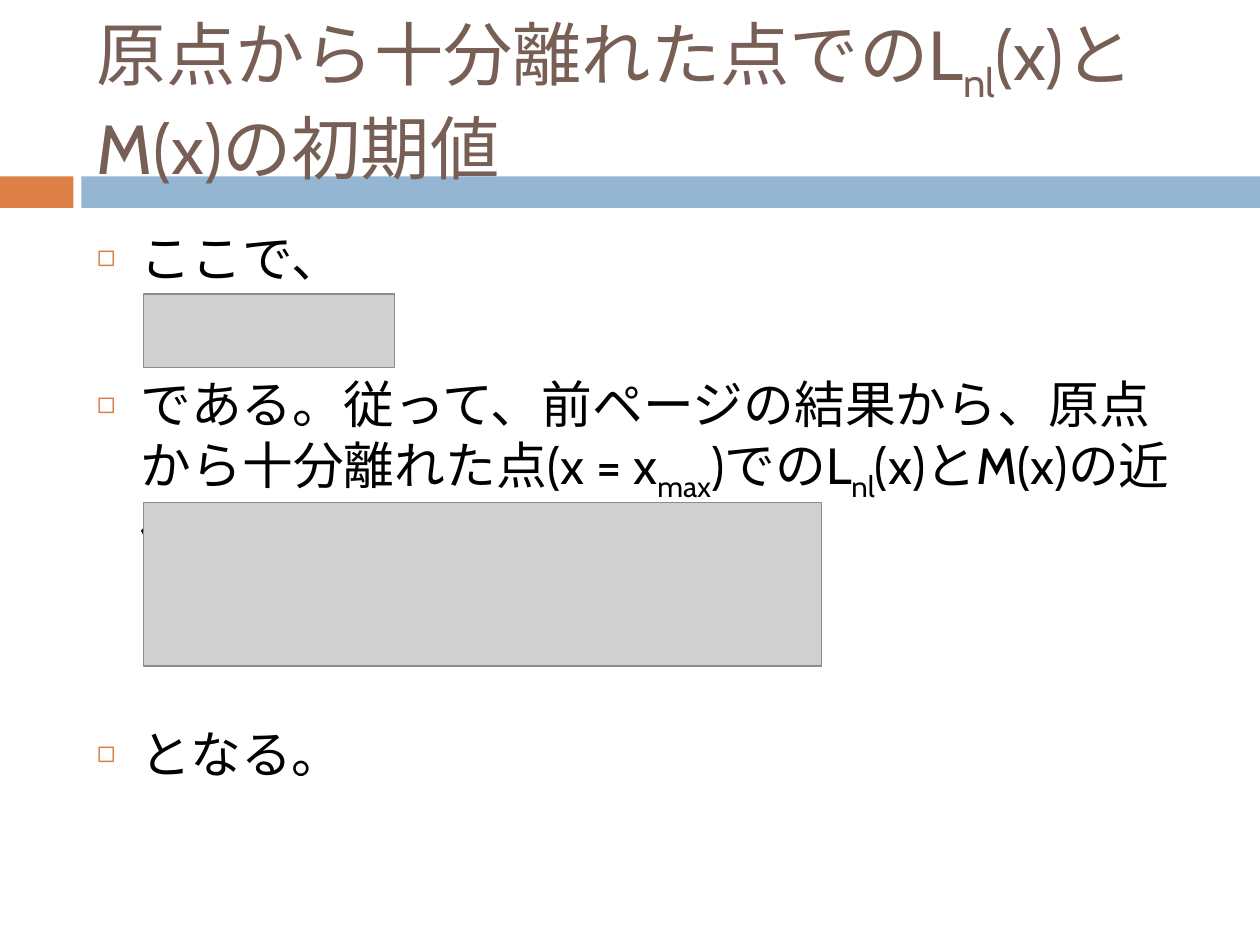
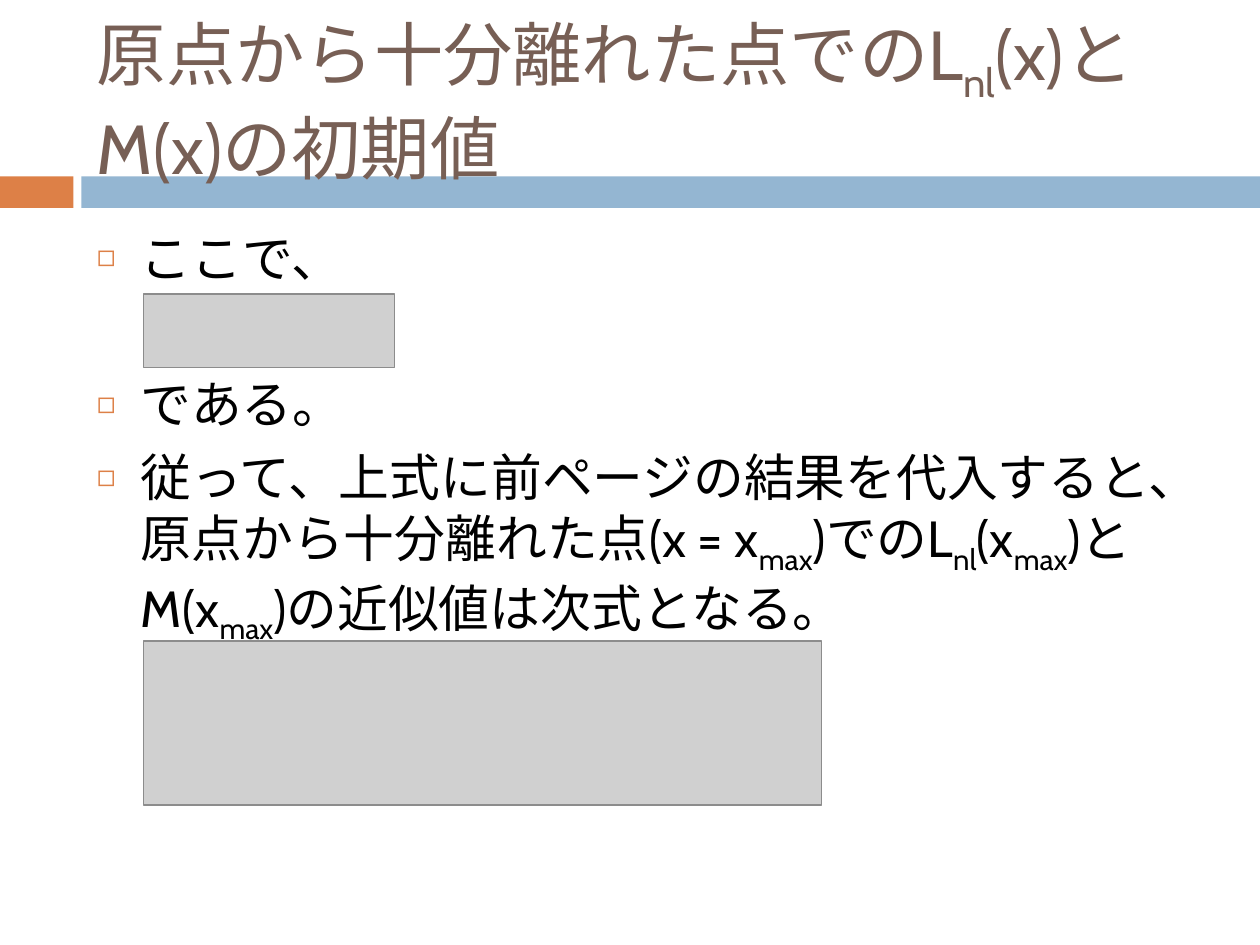
Before and after one commit to dc1394/fukui_sono2, a slide deck: slide 19 of 福井技術者の集いその2_発表資料スライド.pptx. Drawn at 1260x945 pixels with LibreOffice and Linux fonts; fonts in the diff are those of the drawing; grey boxes stand for pictures. Boxes give left, top, right and bottom in pixels: in the first picture for what was removed or moved away, otherwise in the second. Text is boxed around its words. In the diff, an @@ line names an element or a change of style, - is before the commit and + after.

```diff
--- a/福井技術者の集いその2_発表資料スライド.pptx
+++ b/福井技術者の集いその2_発表資料スライド.pptx
@@ text at (x1=141, y1=382, x2=1199, y2=634): text changed @@
-◻ である。従って、前ページの結果から、原点から十分離れた点(x = xmax)でのLnl(x)とM(x)の近似解は、
-◻ となる。
+◻ である。
+◻ 従って、上式に前ページの結果を代入すると、原点から十分離れた点(x = xmax)でのLnl(xmax)とM(xmax)の近似値は次式となる。
@@ picture moved from (x1=144, y1=503, x2=822, y2=667) to (x1=144, y1=641, x2=822, y2=805) @@
```
Also in this commit, not shown: 10 other slides changed, 6 slides added, 10 slides removed, 16 other files.
